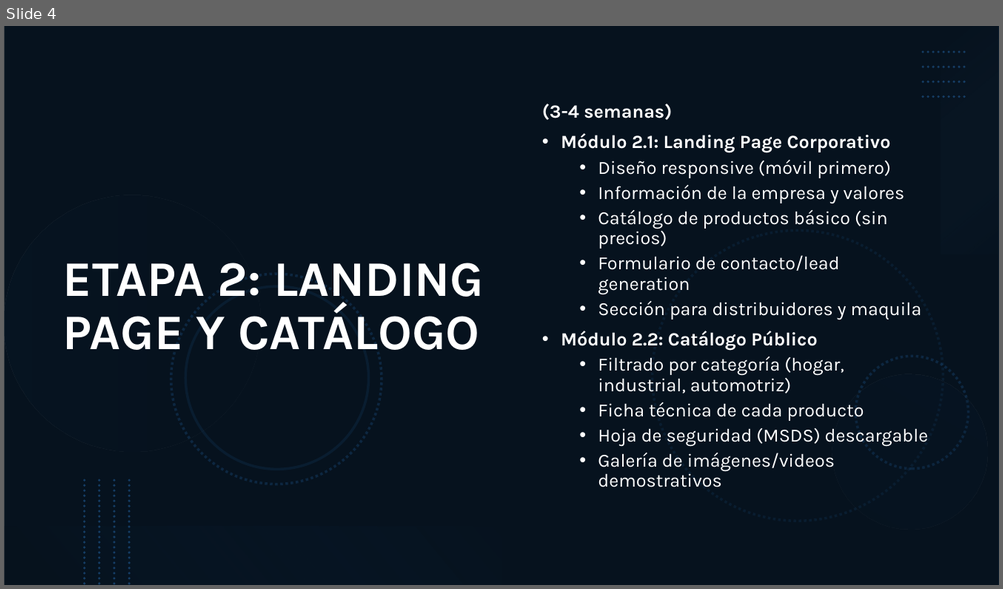
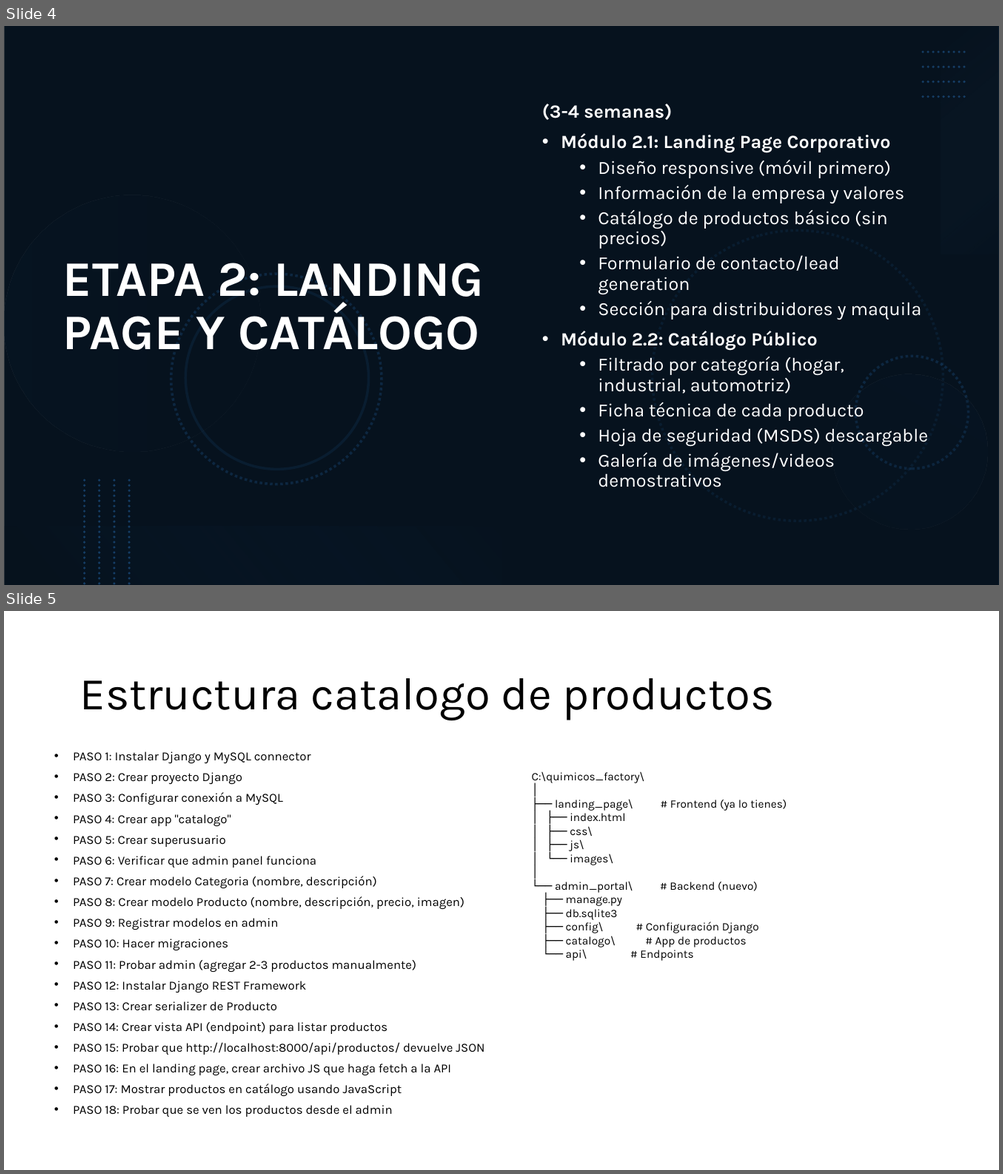
Before and after one commit to sgonzalezm/av_clean, a slide deck: AV Clean.pptx. Shown one above the other, each under a label of ours: slide 4 before the commit, slides 4 and 5 after it. The pictures are 1003x589 and 1003x1174 pixels, drawn with LibreOffice and Linux fonts; fonts in the diff are those of the drawing. Boxes give left, top, right and bottom in pixels: in the first picture for what was removed or moved away, otherwise in the second. Text is boxed around its words. In the diff, an @@ line names an element or a change of style, - is before the commit and + after.

```diff
--- a/AV Clean.pptx
+++ b/AV Clean.pptx
@@ slide 5 added at (4, 611, 999, 1170), background #FFFFFF @@
@@ title added at (79, 678, 774, 721), 44 pt, text #000000 @@
+Estructura catalogo de productos
@@ text added at (73, 752, 484, 1117), 12 pt, text #000000 @@
+• PASO 1: Instalar Django y MySQL connector
+• PASO 2: Crear proyecto Django
+• PASO 3: Configurar conexión a MySQL
+• PASO 4: Crear app "catalogo"
+• PASO 5: Crear superusuario
+• PASO 6: Verificar que admin panel funciona
+• PASO 7: Crear modelo Categoria (nombre, descripción)
+• PASO 8: Crear modelo Producto (nombre, descripción, precio, imagen)
+• PASO 9: Registrar modelos en admin
+• PASO 10: Hacer migraciones
+• PASO 11: Probar admin (agregar 2-3 productos manualmente)
+• PASO 12: Instalar Django REST Framework
+• PASO 13: Crear serializer de Producto
+• PASO 14: Crear vista API (endpoint) para listar productos
+• PASO 15: Probar que http://localhost:8000/api/productos/ devuelve JSON
+• PASO 16: En el landing page, crear archivo JS que haga fetch a la API
+• PASO 17: Mostrar productos en catálogo usando JavaScript
+• PASO 18: Probar que se ven los productos desde el admin
@@ text added at (532, 772, 786, 961), 11 pt, text #000000 @@
+C:\quimicos_factory\
+│
+├── landing_page\ # Frontend (ya lo tienes)
+│ ├── index.html
+│ ├── css\
+│ ├── js\
+│ └── images\
+│
+└── admin_portal\ # Backend (nuevo)
+├── manage.py
+├── db.sqlite3
+├── config\ # Configuración Django
+├── catalogo\ # App de productos
+└── api\ # Endpoints
```
Also in this commit, not shown: 2 other slides added, 10 other files.
